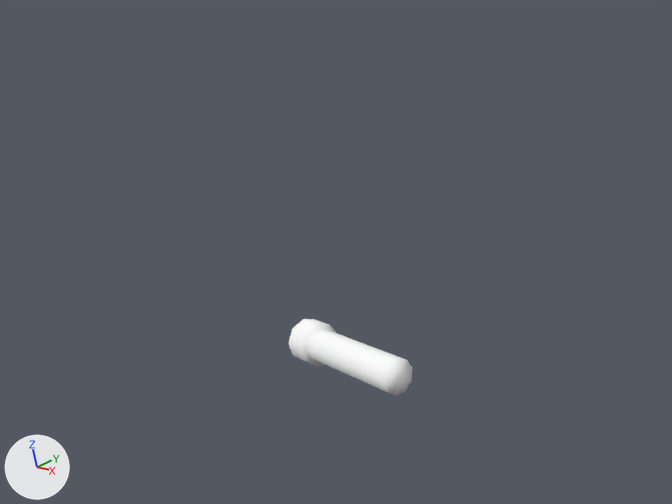
Two versions of the Blender file Demo/Resources/Models/SmallShipCannon.blend, one commit apart.
Camera for both pictures: the file's camera 'Camera'. The lights are fixed; the arrows at lower left show +X, +Y and +Z.
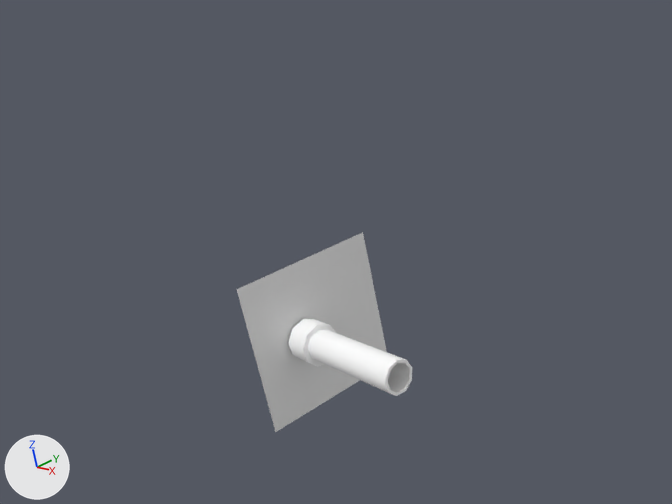
Boxes [x1, y1, x2, y2] around the edits, measured in the pictures (672 x 504 px):
'Plane', added
    after: [237, 232, 387, 432]
part 1 of me_cylinder_001, built on
    both: [385, 360, 412, 396]

Diff of the bpy script that builds the scene:
```diff
--- a/Demo/Resources/Models/SmallShipCannon.blend.py
+++ b/Demo/Resources/Models/SmallShipCannon.blend.py
@@ me_cylinder_001 @@
 # used by ob_cylinder; location = (2.36, 0.03, 0.02); rotation_euler = (0.0, 4.712, 0.0), in degrees (0, 270, 0); scale = (0.468, 0.468, 1.6)
-me_cylinder_001.from_pydata(...)  # 38 vertices, 45 faces; spans x -1.29..1.33, y -1.29..1.33, z -1.0..1.46
+me_cylinder_001.from_pydata(...)  # 56 vertices, 63 faces; spans x -1.29..1.33, y -1.29..1.33, z -1.0..1.46
+# me_cylinder_001 part 1
+# 1 vertex is removed from x 0.0, y 0.0, z -1.0
+# 9 faces are deleted
+# 10 vertices are added at x -0.8..0.83, y -0.8..0.83, z -1.0..0.84
+# 9 new vertices lie (0.0, 0.0, 1.84) away from vertices in x -0.8..0.83, y -0.8..0.83, z -1.0
+# 27 new faces join them
 me_cylinder_001.materials.append(mat_0)
@@ me_plane_001 @@
+me_plane_001.from_pydata([(1.0, 1.0, 0.0), (1.0, -1.0, 0.0), (-1.0, -1.0, 0.0), (-1.0, 1.0, 0.0)], [], [(0, 3, 2, 1)])
@@ ob_plane @@
+ob_plane = bpy.data.objects.new('Plane', me_plane_001)
+ob_plane.location = (-0.05, 0.62, 0.03)
+ob_plane.rotation_euler = (0.0, 1.571, 0.0)  # degrees (0, 90, 0)
+ob_plane.scale = (2.27, 2.27, 2.27)
```
